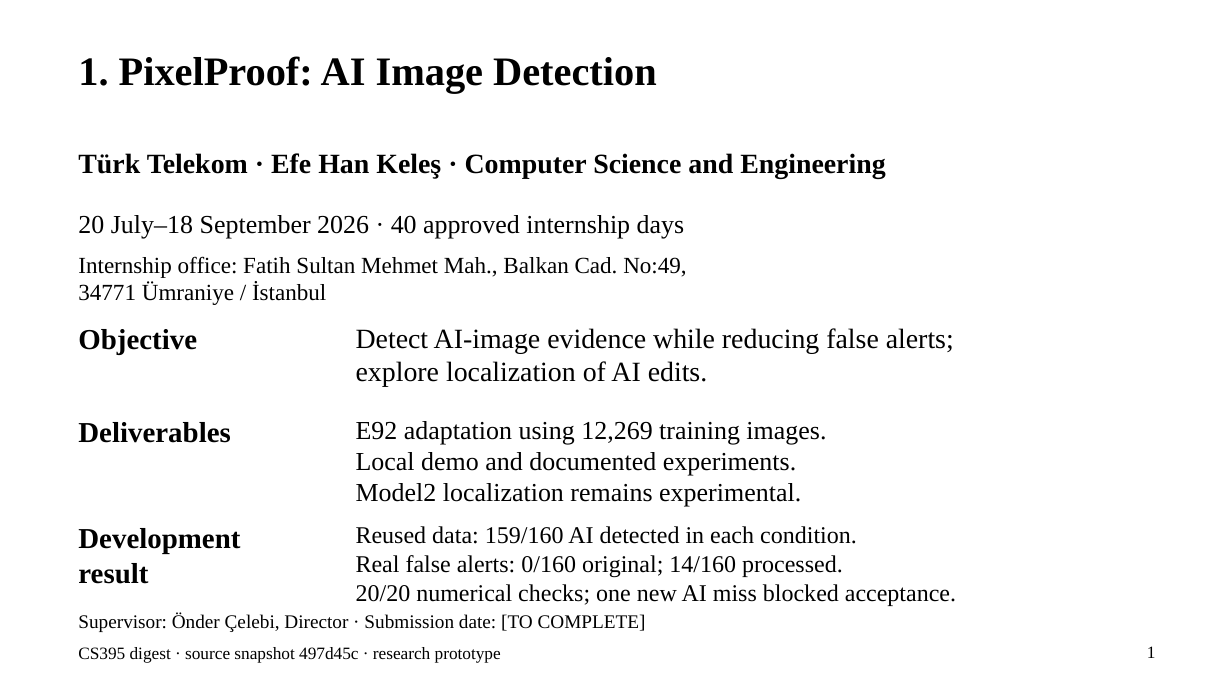
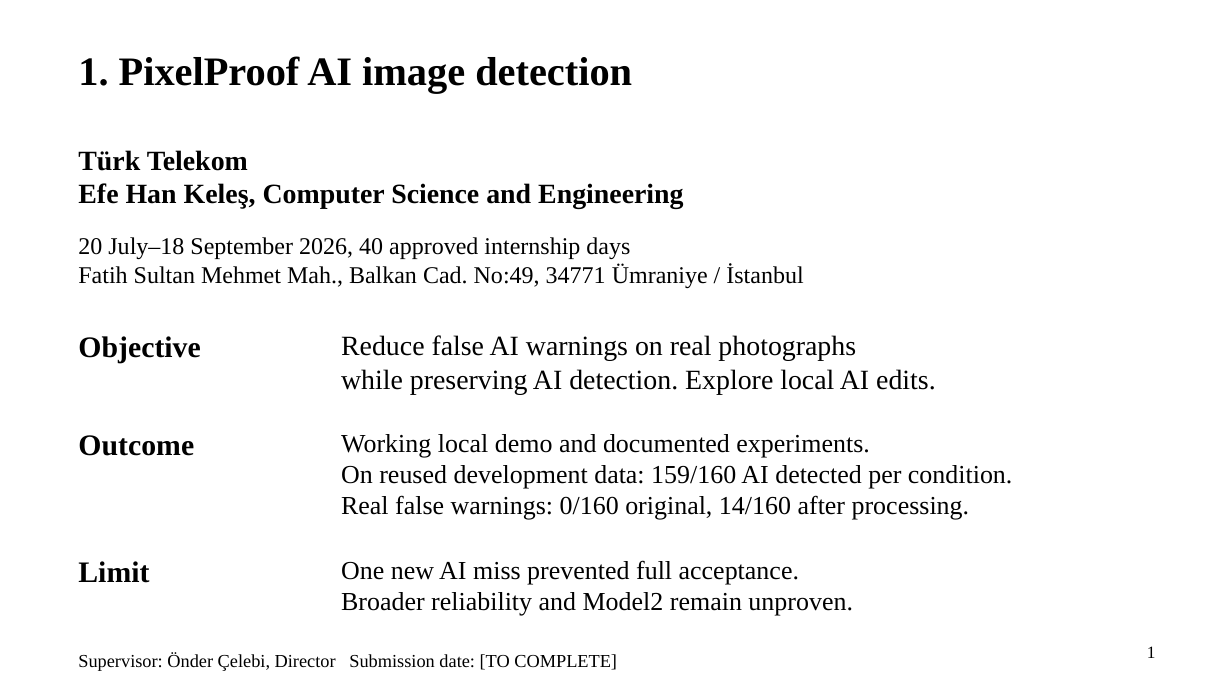
Before and after one commit to EfeHanKeles346/ai-image-detector, a slide deck: slide 1 of rapor/final_2026/deliverables/CS395_Digest_EfeHan_Keles_25September2026.pptx. Drawn at 1232x693 pixels with LibreOffice and Linux fonts; fonts in the diff are those of the drawing. Boxes give left, top, right and bottom in pixels: in the first picture for what was removed or moved away, otherwise in the second. Text is boxed around its words. In the diff, an @@ line names an element or a change of style, - is before the commit and + after.

Commit message:
docs: simplify internship package to 21 pages and ten-minute talk

```diff
--- a/rapor/final_2026/deliverables/CS395_Digest_EfeHan_Keles_25September2026.pptx
+++ b/rapor/final_2026/deliverables/CS395_Digest_EfeHan_Keles_25September2026.pptx
@@ text at [78,56,632,93]: text changed @@
-1. PixelProof: AI Image Detection
+1. PixelProof AI image detection
@@ text at [78,150,683,209]: text changed @@
-Türk Telekom · Efe Han Keleş · Computer Science and Engineering
+Türk Telekom
+Efe Han Keleş, Computer Science and Engineering
@@ text at [78,237,803,288]: text changed; size 20.2 to 18.8 pt @@
-20 July–18 September 2026 · 40 approved internship days
+20 July–18 September 2026, 40 approved internship days
+Fatih Sultan Mehmet Mah., Balkan Cad. No:49, 34771 Ümraniye / İstanbul
@@ text removed at [78,256,686,305] @@
-Internship office: Fatih Sultan Mehmet Mah., Balkan Cad. No:49,
-34771 Ümraniye / İstanbul
@@ text "Objective": place and size @@
-text "Objective" at [78,329,197,354]
+text "Objective" at [78,336,200,363]
@@ text "Objective" at [78,336,200,363]: size 22.5 to 23.2 pt @@
@@ text at [341,335,936,394]: text changed @@
-Detect AI-image evidence while reducing false alerts;
-explore localization of AI edits.
+Reduce false AI warnings on real photographs
+while preserving AI detection. Explore local AI edits.
@@ text removed at [78,422,230,443] @@
-Deliverables
@@ text added at [78,435,194,456], 23.2 pt, text #000000, bold @@
+Outcome
@@ text at [341,434,1013,520]: text changed; size 18.8 to 20.2 pt @@
-Reused data: 159/160 AI detected in each condition.
-Real false alerts: 0/160 original; 14/160 processed.
-20/20 numerical checks; one new AI miss blocked acceptance.
+Working local demo and documented experiments.
+On reused development data: 159/160 AI detected per condition.
+Real false warnings: 0/160 original, 14/160 after processing.
@@ text removed at [356,421,826,507] @@
-E92 adaptation using 12,269 training images.
-Local demo and documented experiments.
-Model2 localization remains experimental.
@@ text removed at [78,528,240,584] @@
-Development
-result
@@ text added at [78,561,149,583], 23.2 pt, text #000000, bold @@
+Limit
@@ text added at [341,560,853,616], 20.2 pt, text #000000 @@
+One new AI miss prevented full acceptance.
+Broader reliability and Model2 remain unproven.
@@ text at [78,653,617,671]: text changed; size 15 to 14.2 pt @@
-Supervisor: Önder Çelebi, Director · Submission date: [TO COMPLETE]
+Supervisor: Önder Çelebi, Director Submission date: [TO COMPLETE]
@@ text removed at [78,647,501,663] @@
-CS395 digest · source snapshot 497d45c · research prototype
```
Also in this commit, not shown: 25 other files.
